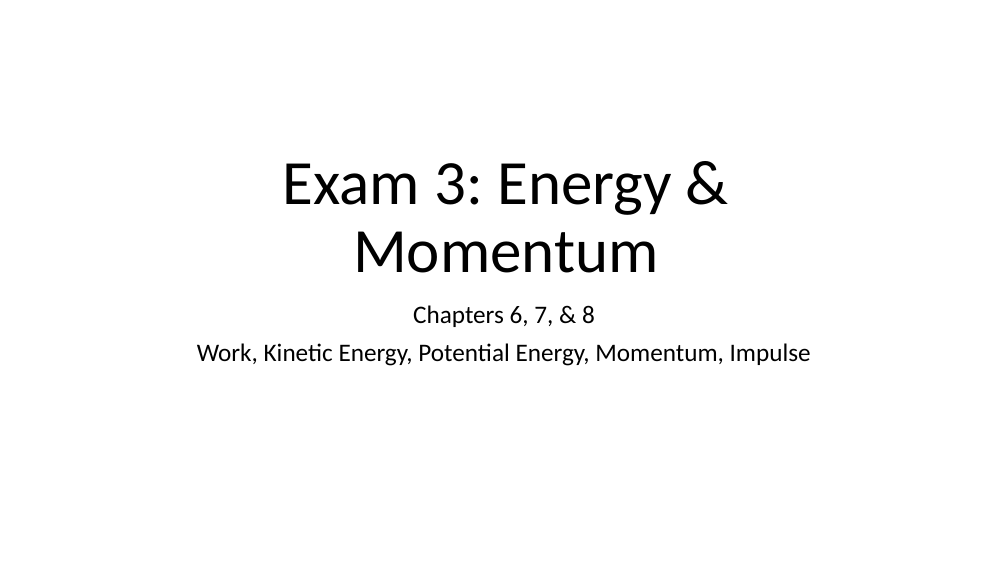
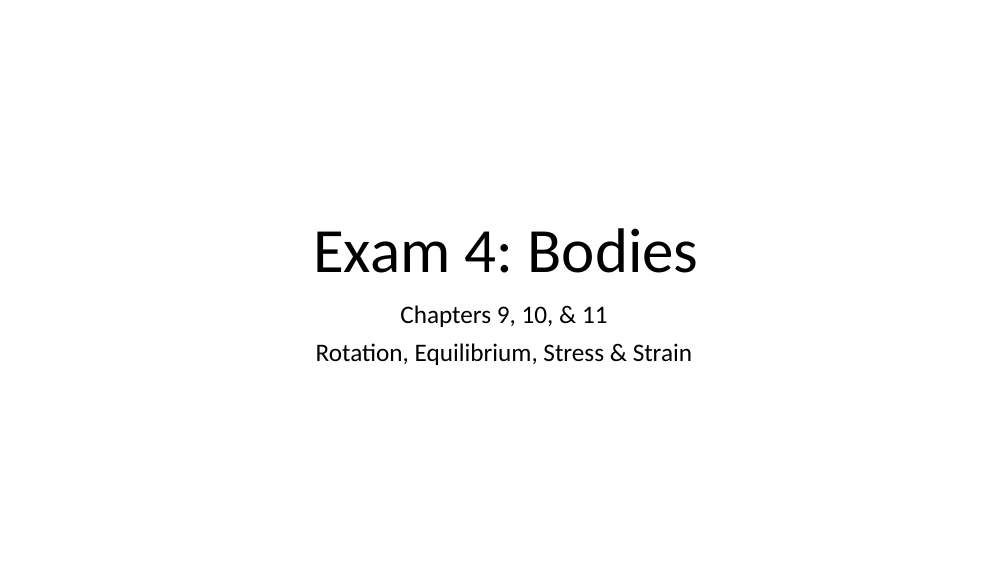
Before and after one commit to jwknaup/Junior, a slide deck: slide 1 of SI - 121/Exam 3 Review Ch 6-8.pptx. Drawn at 1008x567 pixels with LibreOffice and Linux fonts; fonts in the diff are those of the drawing. Boxes give left, top, right and bottom in pixels: in the first picture for what was removed or moved away, otherwise in the second. Text is boxed around its words. In the diff, an @@ line names an element or a change of style, - is before the commit and + after.

Commit message:
try changing i2c hardware config, start exam 4 review ppt

```diff
--- a/SI - 121/Exam 3 Review Ch 6-8.pptx
+++ b/SI - 121/Exam 3 Review Ch 6-8.pptx
@@ title at <box>313,228,699,273</box>: text changed @@
-Exam 3: Energy & Momentum
+Exam 4: Bodies
@@ subtitle at <box>316,305,692,365</box>: text changed @@
-Chapters 6, 7, & 8
-Work, Kinetic Energy, Potential Energy, Momentum, Impulse
+Chapters 9, 10, & 11
+Rotation, Equilibrium, Stress & Strain
```
Also in this commit, not shown: 1 other slide changed, 34 other files.
